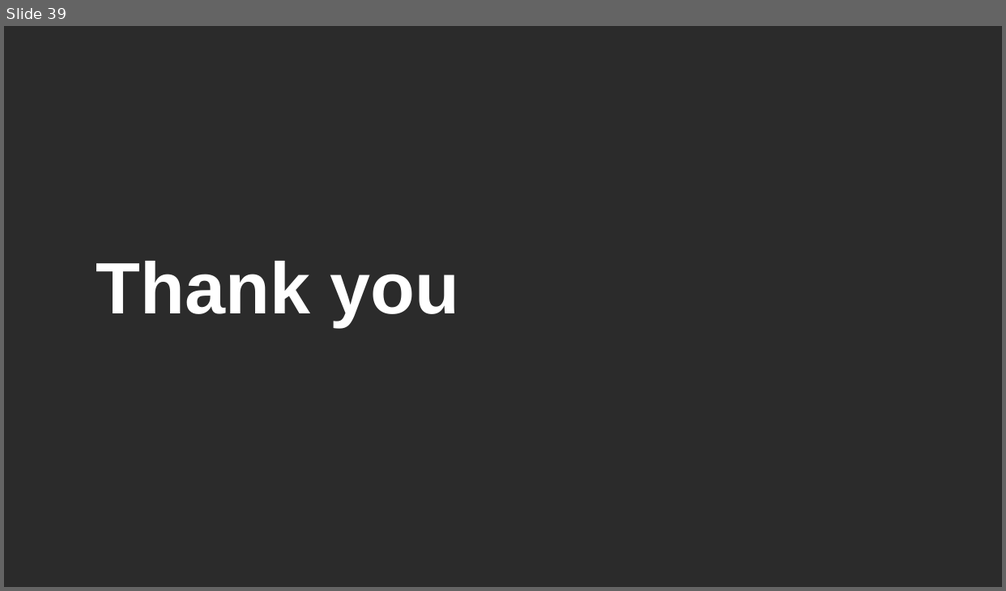
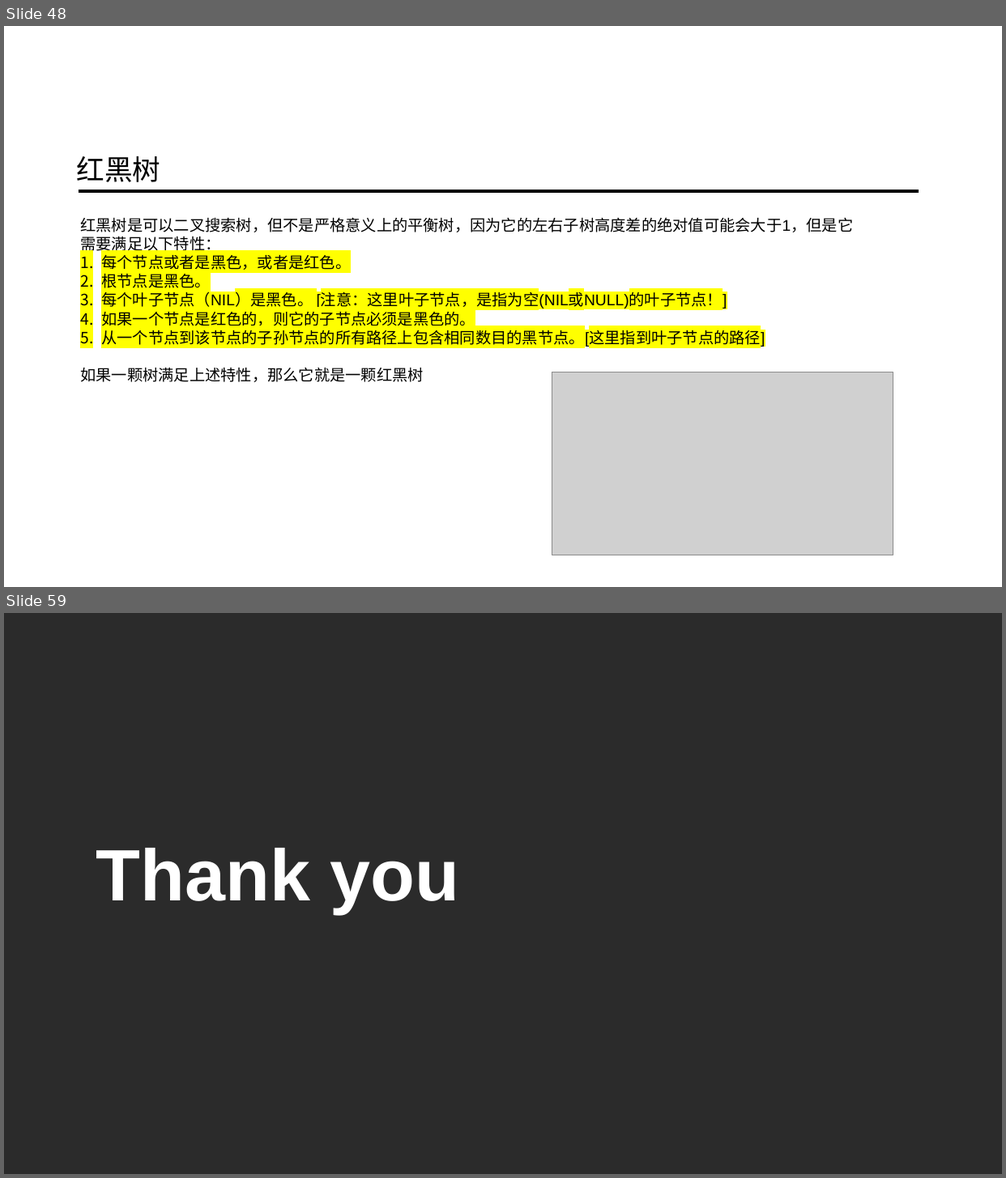
Before and after one commit to ainilili/data-structure-trees-demo, a slide deck: 数据结构之树.pptx. Shown one above the other, each under a label of ours: slide 39 before the commit, slides 48 and 59 after it; the slides between them are not shown. The pictures are 1006x591 and 1006x1178 pixels, drawn with LibreOffice and Linux fonts; fonts in the diff are those of the drawing; grey boxes stand for pictures; background and template pictures are left out; a plain dark background stands for a picture behind light text. Boxes give left, top, right and bottom in pixels: in the first picture for what was removed or moved away, otherwise in the second. Text is boxed around its words. In the diff, an @@ line names an element or a change of style, - is before the commit and + after.

```diff
--- a/数据结构之树.pptx
+++ b/数据结构之树.pptx
@@ slide 48 added at <box>4,26,1002,587</box>, background picture (left out) @@
@@ text added at <box>77,156,161,182</box>, 54 pt, text #000000 @@
+红黑树
@@ line added from (79, 191) to (918, 191), #000000 6.5 pt @@
@@ text added at <box>80,217,853,382</box>, 30 pt, text #000000 @@
+红黑树是可以二叉搜索树，但不是严格意义上的平衡树，因为它的左右子树高度差的绝对值可能会大于1，但是它需要满足以下特性：
+1. 每个节点或者是黑色，或者是红色。
+2. 根节点是黑色。
+3. 每个叶子节点（NIL）是黑色。 [注意：这里叶子节点，是指为空(NIL或NULL)的叶子节点！]
+4. 如果一个节点是红色的，则它的子节点必须是黑色的。
+5. 从一个节点到该节点的子孙节点的所有路径上包含相同数目的黑节点。[这里指到叶子节点的路径]
+如果一颗树满足上述特性，那么它就是一颗红黑树
@@ picture added at <box>552,373,893,555</box> @@
@@ what was slide 39 is now slide 59 @@
```
Also in this commit, not shown: 2 slides changed, 31 other slides added, 12 slides removed.
